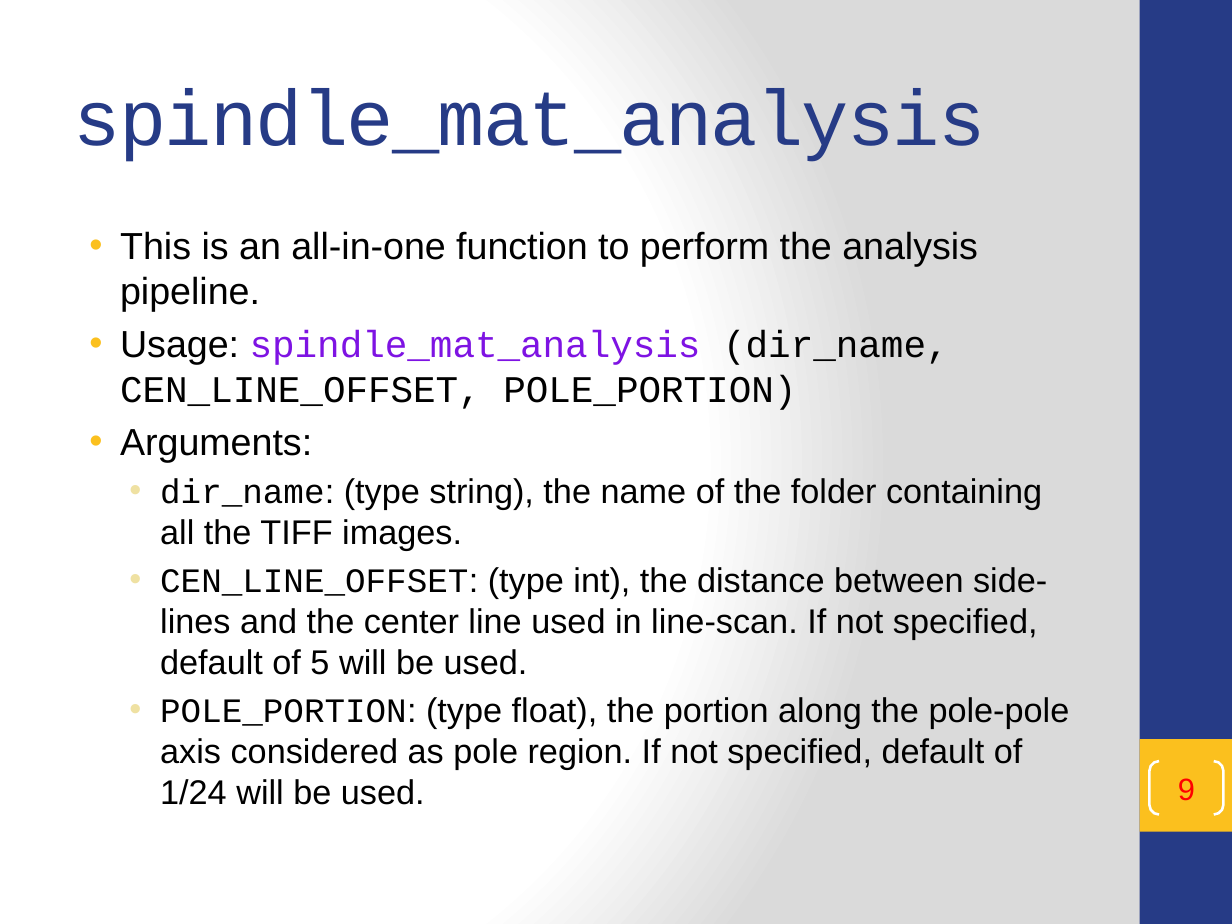
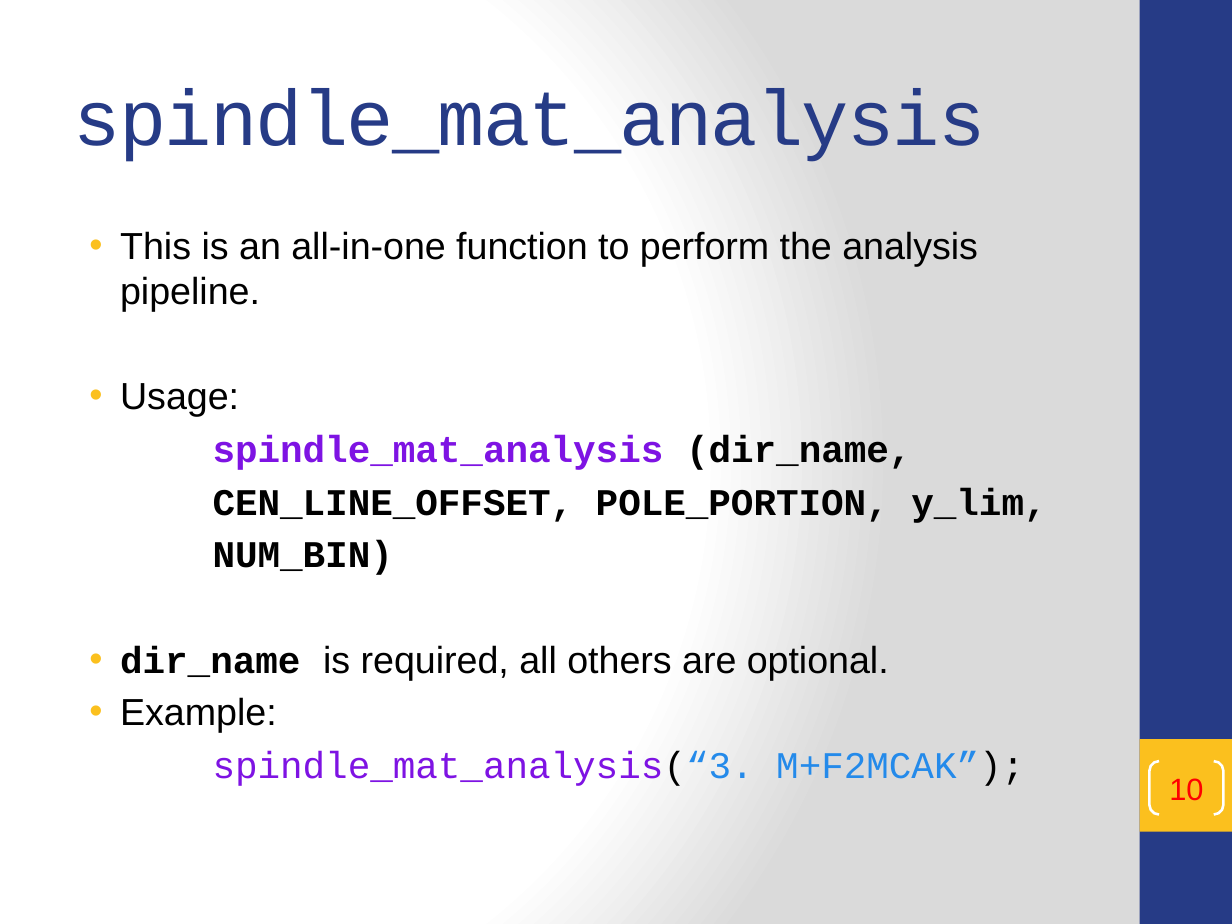
Before and after one commit to t47io/SpindleUtil, a slide deck: slide 10 of Scripts/SpindleQuantify/README.pptx (slide 9 before the commit). Drawn at 1232x924 pixels with LibreOffice and Linux fonts; fonts in the diff are those of the drawing. Boxes give left, top, right and bottom in pixels: in the first picture for what was removed or moved away, otherwise in the second. Text is boxed around its words. In the diff, an @@ line names an element or a change of style, - is before the commit and + after.

```diff
--- a/Scripts/SpindleQuantify/README.pptx
+++ b/Scripts/SpindleQuantify/README.pptx
@@ text at (x1=120, y1=383, x2=1046, y2=786): text changed; size 20 to 22 pt; font Arial to Courier New @@
-• Usage: spindle_mat_analysis (dir_name, CEN_LINE_OFFSET, POLE_PORTION)
-• Arguments:
-  • dir_name: (type string), the name of the folder containing all the TIFF images.
-  • CEN_LINE_OFFSET: (type int), the distance between side-lines and the center line used in line-scan. If not specified, default of 5 will be used.
-  • POLE_PORTION: (type float), the portion along the pole-pole axis considered as pole region. If not specified, default of 1/24 will be used.
+• Usage:
+spindle_mat_analysis (dir_name,
+CEN_LINE_OFFSET, POLE_PORTION, y_lim,
+NUM_BIN)
+• dir_name is required, all others are optional.
+• Example:
+spindle_mat_analysis(“3. M+F2MCAK”);
@@ page number at (x1=1169, y1=778, x2=1203, y2=801): text changed @@
-9
+10
```
Also in this commit, not shown: 8 other slides changed, 25 slides added, 2 other files.
